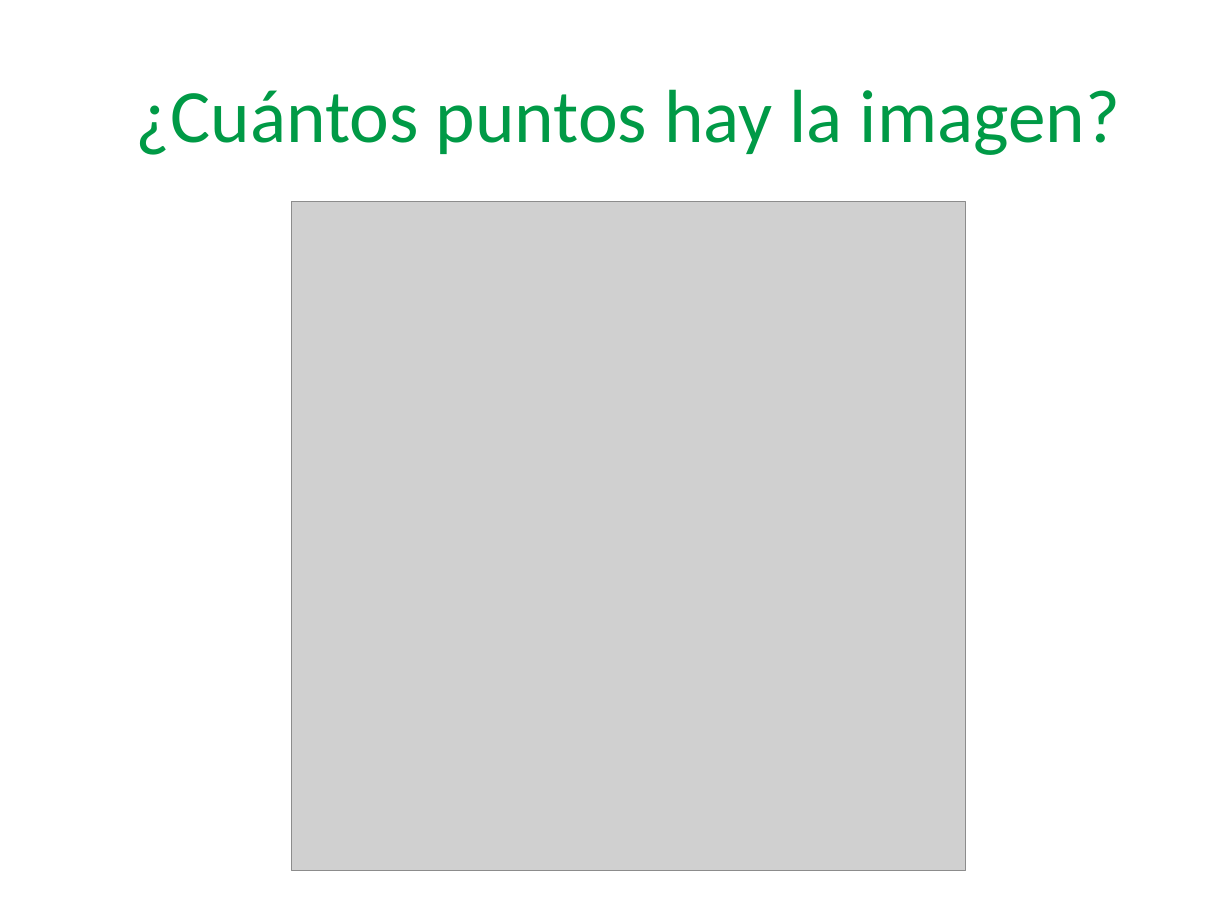
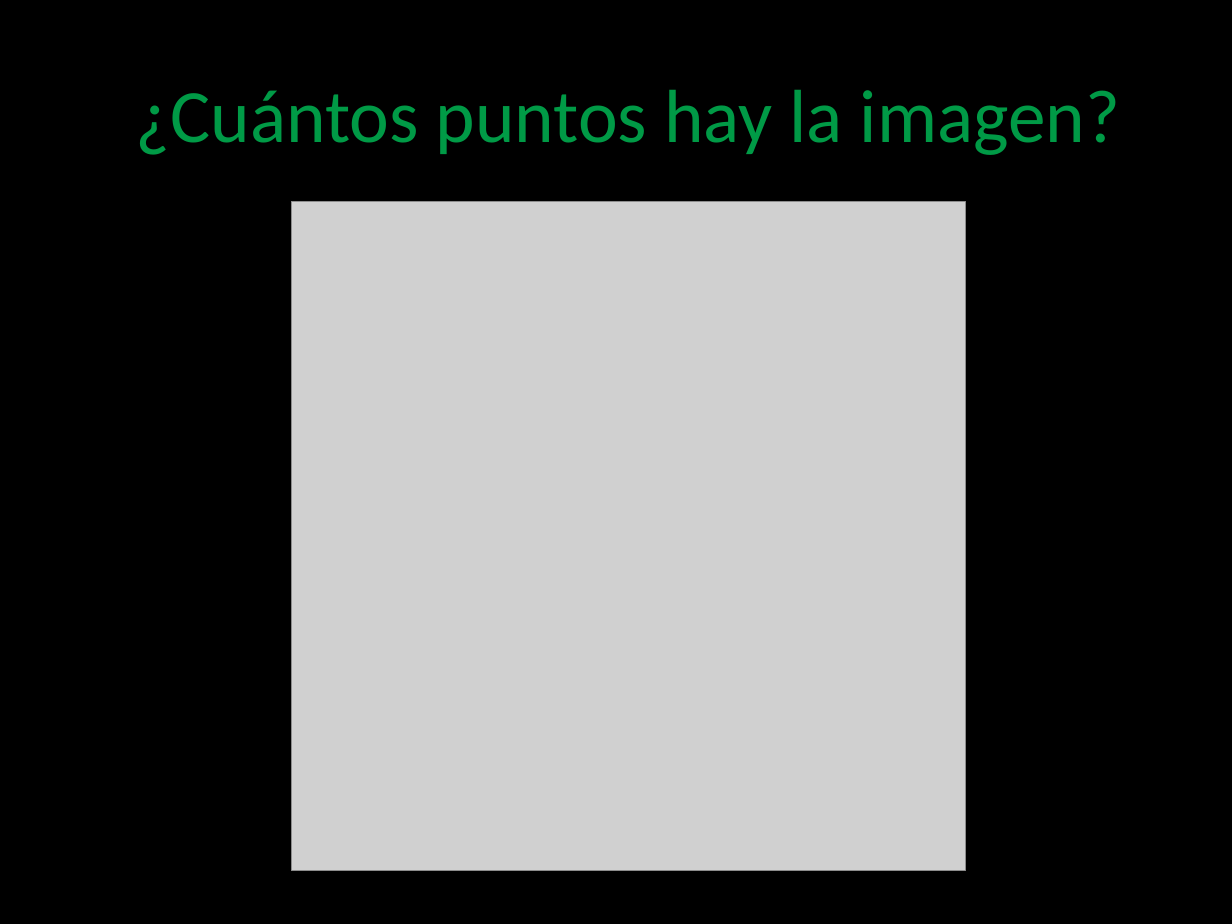
Before and after one commit to angelnunezsalazar/Test-Driven-Development, a slide deck: slide 32 of Diapositivas/Test Driven Development.pptx. Drawn at 1232x924 pixels with LibreOffice and Linux fonts; fonts in the diff are those of the drawing; grey boxes stand for pictures. Boxes give left, top, right and bottom in pixels: in the first picture for what was removed or moved away, otherwise in the second. Text is boxed around its words. In the diff, an @@ line names an element or a change of style, - is before the commit and + after.

```diff
--- a/Diapositivas/Test Driven Development.pptx
+++ b/Diapositivas/Test Driven Development.pptx
@@ background #FFFFFF to #000000 @@
```
Also in this commit, not shown: 56 other slides changed, 1 other file.
